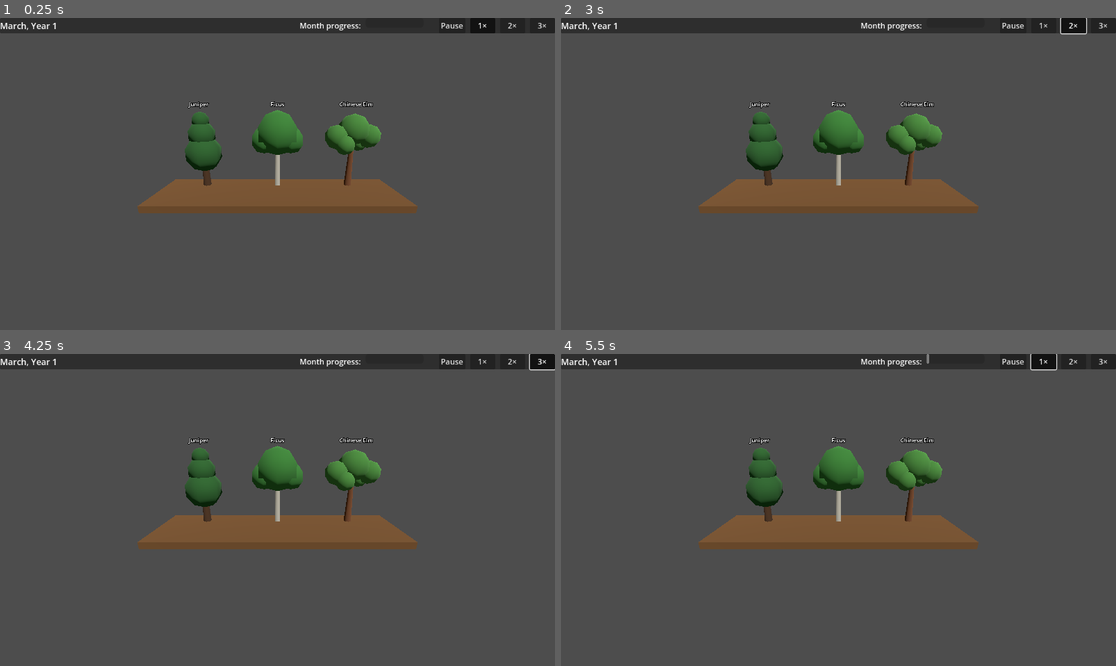
Above: before the commit, frames 1-4 (two rows, left to right).
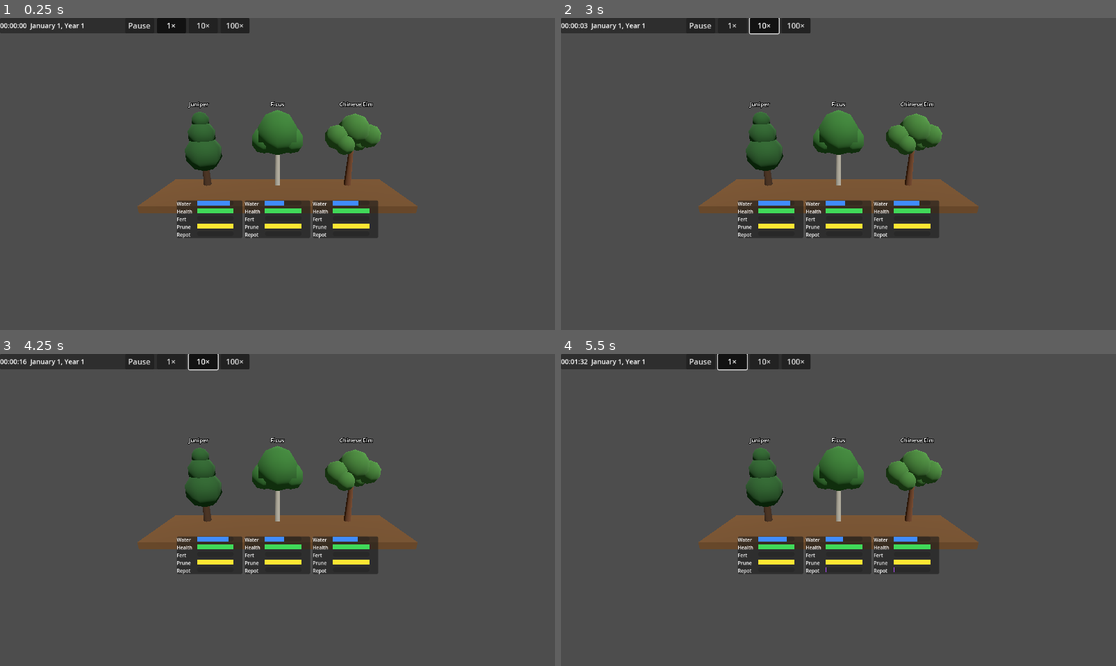
Above: after the commit, the same moments.

Repository: TrineVester/be-bonsai
Game: Godot game, scene res://scenes/main/Main.tscn
Same seed, same stepped clock (60 frames per second), same inputs: the game is played once before the commit and once after it.
Inputs (mouse positions are in pixels of both pictures, inside the frame that each line leads up to):
- Up to frame 1 (0.25 s): no input
- Up to frame 2 (3 s): click "Pause" at 0.5 s; click "1×" at 1.25 s; click (1071, 24) at 2 s, where only the run before the commit has a clickable "2×"; click (766, 24) at 2.75 s, where only the run after the commit has a clickable "10×"
- Up to frame 3 (4.25 s): click (543, 360) at 3.5 s, where only the run before the commit has a clickable "3×"
- Up to frame 4 (5.5 s): click (794, 360) at 4.25 s, where only the run after the commit has a clickable "100×"; click "1×" at 5 s

The runs differ from the first frame. In frame 1, 7.2% of the frame differs, in the area x 0-100%, y 0-71%; in frame 2, 7.3%; in frame 3, 7.3%; in frame 4, 7.3%.

Commit message:
Refactor GameClock and TreeData classes for improved time management and resource handling; update tree species data for consistency in moisture and health rates.

Diff:
--- a/autoloads/GameClock.gd
+++ b/autoloads/GameClock.gd
@@ -1,50 +1,66 @@
 extends Node
 
-signal month_advanced(month: int, year: int)
-signal speed_changed(speed: int)
+signal speed_changed(speed: float)
 
-# Time scale: at speed 1, 1 real second = 1 game minute.
-# One game day (1440 minutes) = one bonsai month.
-const MINUTES_PER_MONTH := 1440.0
-
-const SPEED_PAUSED := 0
-const SPEED_NORMAL := 1
-const SPEED_DOUBLE := 2
-const SPEED_TRIPLE := 3
+const SPEED_PAUSED := 0.0
+const SPEED_1X     := 1.0
+const SPEED_10X    := 10.0
+const SPEED_100X   := 100.0
 
 const MONTH_NAMES := [
 	"January", "February", "March", "April", "May", "June",
 	"July", "August", "September", "October", "November", "December"
 ]
 
-var speed: int = SPEED_NORMAL
+var speed: float = SPEED_1X
 var paused_by_interaction := false
-
-var _accumulated_minutes: float = 0.0
-var current_month: int = 3  # Start in March
-var current_year: int = 1
+var _elapsed: float = 0.0
 
 
 func _process(delta: float) -> void:
-	if speed == SPEED_PAUSED or paused_by_interaction:
-		return
-
-	_accumulated_minutes += delta * float(speed)
-
-	while _accumulated_minutes >= MINUTES_PER_MONTH:
-		_accumulated_minutes -= MINUTES_PER_MONTH
-		_advance_month()
+	if not paused_by_interaction and speed != SPEED_PAUSED:
+		_elapsed += delta * speed
 
 
-func _advance_month() -> void:
-	current_month += 1
-	if current_month > 12:
-		current_month = 1
-		current_year += 1
-	month_advanced.emit(current_month, current_year)
+func get_scaled_delta(delta: float) -> float:
+	if paused_by_interaction or speed == SPEED_PAUSED:
+		return 0.0
+	return delta * speed
 
 
-func set_speed(new_speed: int) -> void:
+func get_second() -> int:
+	return int(_elapsed) % 60
+
+
+func get_minute() -> int:
+	return int(_elapsed / 60.0) % 60
+
+
+func get_hour() -> int:
+	return int(_elapsed / 3600.0) % 24
+
+
+func get_day() -> int:
+	return (int(_elapsed / 86400.0) % 30) + 1
+
+
+func get_month() -> int:
+	return (int(_elapsed / 2592000.0) % 12) + 1
+
+
+func get_year() -> int:
+	return int(_elapsed / 31104000.0) + 1
+
+
+func get_time_string() -> String:
+	return "%02d:%02d:%02d" % [get_hour(), get_minute(), get_second()]
+
+
+func get_date_string() -> String:
+	return "%s %d, Year %d" % [MONTH_NAMES[get_month() - 1], get_day(), get_year()]
+
+
+func set_speed(new_speed: float) -> void:
 	speed = new_speed
 	speed_changed.emit(speed)
 
@@ -55,11 +71,3 @@
 
 func resume_from_interaction() -> void:
 	paused_by_interaction = false
-
-
-func get_month_progress() -> float:
-	return _accumulated_minutes / MINUTES_PER_MONTH
-
-
-func get_month_name() -> String:
-	return MONTH_NAMES[current_month - 1]
--- a/resources/TreeData.gd
+++ b/resources/TreeData.gd
@@ -1,79 +1,68 @@
 class_name TreeData
 extends Resource
 
-var MOISTURE_DRAIN_PER_MONTH := 0.25
-var HEALTH_DAMAGE_DRY := 0.15
-var HEALTH_REGEN_HEALTHY := 0.05
-var REPOT_INTERVAL_MONTHS := 24
+# Per-second rates. At speed 1×, one notional "game month" ≈ 300 real seconds,
+# so a full moisture drain takes ~20 minutes and is observable without being tedious.
+var MOISTURE_DRAIN_RATE   := 0.000833   # 0.25 per 300 s
+var HEALTH_DAMAGE_RATE    := 0.000500   # per second when dry
+var HEALTH_REGEN_RATE     := 0.000167   # per second in healthy moisture range
+var FERTILIZER_DRAIN_RATE := 0.001000   # 0.30 per 300 s
+
+var PRUNE_DUE_AFTER := 900.0    # 3 game months until pruning urgency maxes out
+var REPOT_INTERVAL  := 7200.0   # 24 game months between repottings
 
 @export var species: String = "Unknown"
-@export var age_months: int = 0
-@export var moisture: float = 0.7       # 0.0–1.0
-@export var health: float = 1.0         # 0.0–1.0
+@export var age: float = 0.0
+@export var moisture: float = 0.7
+@export var health: float = 1.0
 @export var fertilizer_level: float = 0.0
 @export var needs_repot: bool = false
-@export var months_since_pruned: int = 999
-@export var months_since_fertilized: int = 3
-@export var months_since_repotted: int = 0
+@export var time_since_pruned: float = 999.0
+@export var time_since_fertilized: float = 900.0
+@export var time_since_repotted: float = 0.0
 
 
-func on_month_passed(month: int) -> void:
-	age_months += 1
-	months_since_pruned += 1
-	months_since_fertilized += 1
-	months_since_repotted += 1
-	fertilizer_level = maxf(0.0, fertilizer_level - 0.3)
+func on_time_passed(dt: float) -> void:
+	age += dt
+	time_since_pruned += dt
+	time_since_fertilized += dt
+	time_since_repotted += dt
 
-	moisture -= MOISTURE_DRAIN_PER_MONTH
-	moisture = clampf(moisture, 0.0, 1.0)
+	fertilizer_level = maxf(0.0, fertilizer_level - FERTILIZER_DRAIN_RATE * dt)
+	moisture = clampf(moisture - MOISTURE_DRAIN_RATE * dt, 0.0, 1.0)
 
 	if moisture < 0.2:
-		health -= HEALTH_DAMAGE_DRY
+		health -= HEALTH_DAMAGE_RATE * dt
 	elif moisture > 0.3 and moisture < 0.9:
-		health = minf(1.0, health + HEALTH_REGEN_HEALTHY)
+		health = minf(1.0, health + HEALTH_REGEN_RATE * dt)
 
 	health = clampf(health, 0.0, 1.0)
 
-	if months_since_repotted >= REPOT_INTERVAL_MONTHS and not needs_repot:
+	if time_since_repotted >= REPOT_INTERVAL and not needs_repot:
 		needs_repot = true
-
-	# Fertilizing in winter (Dec–Feb) causes damage each month it's active
-	if fertilizer_level > 0.0 and month in [12, 1, 2]:
-		health -= 0.05
-		health = clampf(health, 0.0, 1.0)
 
 
 func water() -> void:
 	moisture = minf(1.0, moisture + 0.5)
 
 
-func prune(_month: int) -> void:
-	months_since_pruned = 0
+func prune() -> void:
+	time_since_pruned = 0.0
 
 
-func fertilize(month: int) -> String:
-	months_since_fertilized = 0
+func fertilize() -> void:
+	time_since_fertilized = 0.0
 	fertilizer_level = minf(1.0, fertilizer_level + 0.6)
-	if month in [12, 1, 2]:
-		return "warning"
-	return "ok"
 
 
 func repot() -> void:
-	months_since_repotted = 0
+	time_since_repotted = 0.0
 	needs_repot = false
 
 
-func get_status_warnings() -> Array[String]:
-	var warnings: Array[String] = []
-	if moisture < 0.25:
-		warnings.append("Needs water!")
-	if health < 0.4:
-		warnings.append("Health critical!")
-	if months_since_pruned > 3:
-		warnings.append("Due for pruning")
-	if months_since_fertilized > 2:
-		warnings.append("Needs fertilizer")
-	if needs_repot:
-		warnings.append("Needs repotting")
-	return warnings
+func get_prune_urgency() -> float:
+	return clampf(time_since_pruned / PRUNE_DUE_AFTER, 0.0, 1.0)
+
+
+func get_repot_urgency() -> float:
+	return clampf(time_since_repotted / REPOT_INTERVAL, 0.0, 1.0)
--- a/resources/trees/ChineseElmData.gd
+++ b/resources/trees/ChineseElmData.gd
@@ -1,12 +1,9 @@
 class_name ChineseElmData
 extends TreeData
 
-# Chinese Elm: semi-deciduous, moderate difficulty, good for beginners
-# Repots every 2 years, balanced water needs
-
 func _init() -> void:
 	species = "Chinese Elm"
-	MOISTURE_DRAIN_PER_MONTH = 0.25   # average moisture needs
-	HEALTH_DAMAGE_DRY = 0.12          # moderately sensitive
-	HEALTH_REGEN_HEALTHY = 0.06       # average recovery
-	REPOT_INTERVAL_MONTHS = 24        # repot every ~2 years
+	MOISTURE_DRAIN_RATE   = 0.000833  # 0.25 per 300 s — balanced moisture
+	HEALTH_DAMAGE_RATE    = 0.000400  # 0.12 per 300 s — moderately sensitive
+	HEALTH_REGEN_RATE     = 0.000200  # 0.06 per 300 s — average recovery
+	REPOT_INTERVAL        = 7200.0    # 24 game months
--- a/resources/trees/FicusData.gd
+++ b/resources/trees/FicusData.gd
@@ -1,12 +1,9 @@
 class_name FicusData
 extends TreeData
 
-# Ficus: tropical indoor tree, forgiving and fast-growing
-# Repots every 2 years, handles irregular watering well
-
 func _init() -> void:
 	species = "Ficus"
-	MOISTURE_DRAIN_PER_MONTH = 0.20   # stable indoors, dries slower
-	HEALTH_DAMAGE_DRY = 0.10          # more tolerant of dry spells
-	HEALTH_REGEN_HEALTHY = 0.08       # recovers quickly
-	REPOT_INTERVAL_MONTHS = 24        # repot every ~2 years
+	MOISTURE_DRAIN_RATE   = 0.000667  # 0.20 per 300 s — stable indoors
+	HEALTH_DAMAGE_RATE    = 0.000333  # 0.10 per 300 s — tolerant of dry spells
+	HEALTH_REGEN_RATE     = 0.000267  # 0.08 per 300 s — recovers quickly
+	REPOT_INTERVAL        = 7200.0    # 24 game months
--- a/resources/trees/JuniperData.gd
+++ b/resources/trees/JuniperData.gd
@@ -1,12 +1,9 @@
 class_name JuniperData
 extends TreeData
 
-# Juniper: outdoor conifer, slow grower, sensitive to overwatering
-# Repots every 3 years, dries out faster than tropical species
-
 func _init() -> void:
 	species = "Juniper"
-	MOISTURE_DRAIN_PER_MONTH = 0.35   # dries out faster outdoors
-	HEALTH_DAMAGE_DRY = 0.20          # more sensitive to dryness than ficus
-	HEALTH_REGEN_HEALTHY = 0.04       # slow to recover
-	REPOT_INTERVAL_MONTHS = 36        # repot every ~3 years
+	MOISTURE_DRAIN_RATE   = 0.001167  # 0.35 per 300 s — dries faster outdoors
+	HEALTH_DAMAGE_RATE    = 0.000667  # 0.20 per 300 s — sensitive to dryness
+	HEALTH_REGEN_RATE     = 0.000133  # 0.04 per 300 s — slow to recover
+	REPOT_INTERVAL        = 10800.0   # 36 game months
--- a/scenes/main/Main.gd
+++ b/scenes/main/Main.gd
@@ -1,42 +1,52 @@
 extends Node3D
 
-const TREE_POSITIONS := [Vector3(-2.2, 0.2, 0.0), Vector3(0.0, 0.2, 0.0), Vector3(2.2, 0.2, 0.0)]
+const TREE_POSITIONS  := [Vector3(-2.2, 0.2, 0.0), Vector3(0.0, 0.2, 0.0), Vector3(2.2, 0.2, 0.0)]
+const FOCUSED_POSITION := Vector3(0.0, 0.6, 3.2)
+const LERP_SPEED := 6.0
 
 var _trees: Array[TreeData] = []
 var _tree_nodes: Array[Node3D] = []
-
-var _held_tree: TreeData = null
+var _tree_targets: Array[Vector3] = []
+
 var _held_index: int = -1
 
-var _date_label: Label
-var _month_progress_bar: ProgressBar
 var _speed_buttons: Array[Button] = []
-
-var _inspector_panel: PanelContainer
-var _inspector_name_label: Label
-var _moisture_bar: ProgressBar
-var _health_bar: ProgressBar
-var _warnings_label: Label
-var _fertilize_feedback: Label
+var _action_panel: PanelContainer
+var _tree_overlays: Array[Control] = []
+var _stat_bars: Array[Dictionary] = []
+var _clock_label: Label
 
 
 func _ready() -> void:
 	_setup_world()
 	_create_trees()
 	_build_ui()
-	GameClock.month_advanced.connect(_on_month_advanced)
 	GameClock.speed_changed.connect(_on_speed_changed)
 	_update_speed_buttons()
 
 
-func _process(_delta: float) -> void:
-	_month_progress_bar.value = GameClock.get_month_progress()
+func _process(delta: float) -> void:
+	var dt := GameClock.get_scaled_delta(delta)
+	for tree: TreeData in _trees:
+		tree.on_time_passed(dt)
+
+	_clock_label.text = "%s  %s" % [GameClock.get_time_string(), GameClock.get_date_string()]
+
+	var camera := get_viewport().get_camera_3d()
+	for i in 3:
+		_tree_nodes[i].position = _tree_nodes[i].position.lerp(_tree_targets[i], LERP_SPEED * delta)
+		if camera:
+			var screen_pos := camera.unproject_position(
+				_tree_nodes[i].global_position + Vector3(0.0, -0.55, 0.0)
+			)
+			_tree_overlays[i].position = screen_pos - Vector2(_tree_overlays[i].size.x * 0.5, 0.0)
+		_tree_overlays[i].visible = (_held_index < 0 or _held_index == i)
+		if _tree_overlays[i].visible:
+			_refresh_tree_overlay(i)
 
 
 func _input(event: InputEvent) -> void:
 	if event is InputEventMouseButton and event.pressed and event.button_index == MOUSE_BUTTON_LEFT:
-		if _inspector_panel.visible:
-			return
 		_try_pick_tree(event.position)
 
 
@@ -59,7 +69,6 @@
 	ambient.environment = env
 	add_child(ambient)
 
-	# Shelf / table surface
 	var shelf_mesh := BoxMesh.new()
 	shelf_mesh.size = Vector3(7.5, 0.2, 2.2)
 	var shelf_mat := StandardMaterial3D.new()
@@ -77,16 +86,16 @@
 
 	for i in 3:
 		var tree: TreeData = data_instances[i]
-		tree.age_months = randi_range(12, 60)
+		tree.age = float(randi_range(12, 60)) * 300.0
 		tree.moisture = randf_range(0.5, 0.9)
 		_trees.append(tree)
+		_tree_targets.append(TREE_POSITIONS[i])
 
 		var mesh_node: Node3D = mesh_classes[i].new()
 		mesh_node.position = TREE_POSITIONS[i]
 		add_child(mesh_node)
 		_tree_nodes.append(mesh_node)
 
-		# Species label floating above the tree
 		var label := Label3D.new()
 		label.text = tree.species
 		label.position = Vector3(0.0, 2.4, 0.0)
@@ -94,7 +103,6 @@
 		label.billboard = BaseMaterial3D.BILLBOARD_ENABLED
 		mesh_node.add_child(label)
 
-		# Area3D for click detection
 		var area := Area3D.new()
 		area.set_meta("tree_index", i)
 		var shape := CollisionShape3D.new()
@@ -107,72 +115,130 @@
 		mesh_node.add_child(area)
 
 
-# ── UI Construction ──────────────────────────────────────────────────────────
+# ── UI ────────────────────────────────────────────────────────────────────────
 
 func _build_ui() -> void:
 	var canvas := CanvasLayer.new()
 	add_child(canvas)
-
-	var root := VBoxContainer.new()
-	root.set_anchors_and_offsets_preset(Control.PRESET_FULL_RECT)
-	root.add_theme_constant_override("separation", 0)
-	canvas.add_child(root)
-
-	_build_top_bar(root)
-
-	# Spacer pushes inspector to the bottom
-	var spacer := Control.new()
-	spacer.size_flags_vertical = Control.SIZE_EXPAND_FILL
-	root.add_child(spacer)
-
-	_build_inspector(root)
-
-
-func _build_top_bar(parent: Control) -> void:
+	_build_top_bar(canvas)
+	_build_tree_overlays(canvas)
+	_build_action_panel(canvas)
+
+
+func _build_top_bar(canvas: CanvasLayer) -> void:
 	var panel := PanelContainer.new()
-	parent.add_child(panel)
+	panel.set_anchors_and_offsets_preset(Control.PRESET_TOP_LEFT)
+	canvas.add_child(panel)
 
 	var hbox := HBoxContainer.new()
-	hbox.add_theme_constant_override("separation", 10)
+	hbox.add_theme_constant_override("separation", 6)
 	panel.add_child(hbox)
 
-	_date_label = Label.new()
-	_date_label.text = _date_text()
-	_date_label.add_theme_font_size_override("font_size", 18)
-	_date_label.size_flags_horizontal = Control.SIZE_EXPAND_FILL
-	hbox.add_child(_date_label)
-
-	var progress_label := Label.new()
-	progress_label.text = "Month progress:"
-	hbox.add_child(progress_label)
-
-	_month_progress_bar = ProgressBar.new()
-	_month_progress_bar.custom_minimum_size = Vector2(120, 20)
-	_month_progress_bar.max_value = 1.0
-	_month_progress_bar.show_percentage = false
-	hbox.add_child(_month_progress_bar)
+	_clock_label = Label.new()
+	_clock_label.add_theme_font_size_override("font_size", 14)
+	_clock_label.custom_minimum_size.x = 240
+	hbox.add_child(_clock_label)
 
 	var sep := Control.new()
-	sep.custom_minimum_size.x = 12
+	sep.custom_minimum_size.x = 8
 	hbox.add_child(sep)
 
-	var speed_options := [["Pause", 0], ["1×", 1], ["2×", 2], ["3×", 3]]
+	var speed_options: Array = [["Pause", 0.0], ["1×", 1.0], ["10×", 10.0], ["100×", 100.0]]
 	for entry: Array in speed_options:
 		var btn := Button.new()
 		btn.text = entry[0]
-		btn.custom_minimum_size = Vector2(52, 32)
+		btn.custom_minimum_size = Vector2(60, 32)
 		btn.toggle_mode = true
 		btn.pressed.connect(GameClock.set_speed.bind(entry[1]))
 		hbox.add_child(btn)
 		_speed_buttons.append(btn)
 
+
+func _build_tree_overlays(canvas: CanvasLayer) -> void:
+	var stat_names  := ["Water", "Health", "Fert", "Prune", "Repot"]
+	var stat_colors := [
+		Color(0.25, 0.55, 1.00),
+		Color(0.25, 0.85, 0.35),
+		Color(1.00, 0.60, 0.20),
+		Color(1.00, 0.90, 0.20),
+		Color(0.70, 0.30, 1.00),
+	]
+
+	for i in 3:
+		var bg := PanelContainer.new()
+		bg.custom_minimum_size = Vector2(136.0, 0.0)
+		canvas.add_child(bg)
+		_tree_overlays.append(bg)
+
+		var vbox := VBoxContainer.new()
+		vbox.add_theme_constant_override("separation", 2)
+		bg.add_child(vbox)
+
+		var bars: Dictionary = {}
+		for j in stat_names.size():
+			var row := HBoxContainer.new()
+			row.add_theme_constant_override("separation", 4)
+			vbox.add_child(row)
+
+			var lbl := Label.new()
+			lbl.text = stat_names[j]
+			lbl.custom_minimum_size.x = 38.0
+			lbl.add_theme_font_size_override("font_size", 10)
+			row.add_child(lbl)
+
+			var bar := ProgressBar.new()
+			bar.max_value = 1.0
+			bar.custom_minimum_size = Vector2(76.0, 10.0)
+			bar.show_percentage = false
+			var style := StyleBoxFlat.new()
+			style.bg_color = stat_colors[j]
+			bar.add_theme_stylebox_override("fill", style)
+			row.add_child(bar)
+
+			bars[stat_names[j]] = bar
+
+		_stat_bars.append(bars)
+
+
+func _build_action_panel(canvas: CanvasLayer) -> void:
+	_action_panel = PanelContainer.new()
+	_action_panel.visible = false
+	_action_panel.anchor_left   = 0.0
+	_action_panel.anchor_right  = 1.0
+	_action_panel.anchor_top    = 1.0
+	_action_panel.anchor_bottom = 1.0
+	_action_panel.offset_top    = -56.0
+	_action_panel.offset_bottom = -4.0
+	canvas.add_child(_action_panel)
+
+	var hbox := HBoxContainer.new()
+	hbox.set_anchors_and_offsets_preset(Control.PRESET_FULL_RECT)
+	hbox.alignment = BoxContainer.ALIGNMENT_CENTER
+	hbox.add_theme_constant_override("separation", 8)
+	_action_panel.add_child(hbox)
+
+	for op: String in ["Water", "Prune", "Fertilize", "Repot"]:
+		var btn := Button.new()
+		btn.text = op
+		btn.custom_minimum_size = Vector2(80, 36)
+		btn.pressed.connect(_do_operation.bind(op))
+		hbox.add_child(btn)
+
+	var put_back := Button.new()
+	put_back.text = "← Put Back"
+	put_back.custom_minimum_size = Vector2(90, 36)
+	put_back.pressed.connect(_put_back_tree)
+	hbox.add_child(put_back)
+
+
+# ── Actions ───────────────────────────────────────────────────────────────────
 
 func _try_pick_tree(mouse_pos: Vector2) -> void:
 	var camera := get_viewport().get_camera_3d()
 	if not camera:
 		return
 	var space := get_world_3d().direct_space_state
-	var origin := camera.project_ray_origin(mouse_pos)
+	var origin    := camera.project_ray_origin(mouse_pos)
 	var direction := camera.project_ray_normal(mouse_pos)
 	var query := PhysicsRayQueryParameters3D.create(origin, origin + direction * 100.0)
 	query.collide_with_areas = true
@@ -182,167 +248,58 @@
 		return
 	var collider = result["collider"]
 	if collider is Area3D and collider.has_meta("tree_index"):
-		_pick_up_tree(collider.get_meta("tree_index"))
-
-
-func _build_inspector(parent: Control) -> void:
-	_inspector_panel = PanelContainer.new()
-	_inspector_panel.visible = false
-	parent.add_child(_inspector_panel)
-
-	var vbox := VBoxContainer.new()
-	vbox.add_theme_constant_override("separation", 8)
-	_inspector_panel.add_child(vbox)
-
-	_inspector_name_label = Label.new()
-	_inspector_name_label.horizontal_alignment = HORIZONTAL_ALIGNMENT_CENTER
-	_inspector_name_label.add_theme_font_size_override("font_size", 16)
-	vbox.add_child(_inspector_name_label)
-
-	var grid := GridContainer.new()
-	grid.columns = 2
-	grid.add_theme_constant_override("h_separation", 12)
-	vbox.add_child(grid)
-
-	for stat: String in ["Moisture", "Health"]:
-		var lbl := Label.new()
-		lbl.text = stat + ":"
-		grid.add_child(lbl)
-
-		var bar := ProgressBar.new()
-		bar.max_value = 1.0
-		bar.custom_minimum_size.x = 220
-		grid.add_child(bar)
-
-		if stat == "Moisture":
-			_moisture_bar = bar
+		var idx: int = collider.get_meta("tree_index")
+		if idx == _held_index:
+			_put_back_tree()
 		else:
-			_health_bar = bar
-
-	_warnings_label = Label.new()
-	_warnings_label.add_theme_color_override("font_color", Color(1.0, 0.65, 0.0))
-	_warnings_label.horizontal_alignment = HORIZONTAL_ALIGNMENT_CENTER
-	vbox.add_child(_warnings_label)
-
-	var ops_label := Label.new()
-	ops_label.text = "Operations:"
-	vbox.add_child(ops_label)
-
-	var ops_hbox := HBoxContainer.new()
-	ops_hbox.alignment = BoxContainer.ALIGNMENT_CENTER
-	ops_hbox.add_theme_constant_override("separation", 8)
-	vbox.add_child(ops_hbox)
-
-	for op: String in ["Water", "Prune", "Fertilize", "Repot"]:
-		var btn := Button.new()
-		btn.text = op
-		btn.custom_minimum_size = Vector2(80, 32)
-		btn.pressed.connect(_do_operation.bind(op))
-		ops_hbox.add_child(btn)
-
-	_fertilize_feedback = Label.new()
-	_fertilize_feedback.horizontal_alignment = HORIZONTAL_ALIGNMENT_CENTER
-	_fertilize_feedback.visible = false
-	vbox.add_child(_fertilize_feedback)
-
-	var put_back := Button.new()
-	put_back.text = "← Put Back on Shelf"
-	put_back.custom_minimum_size.y = 36
-	put_back.pressed.connect(_put_back_tree)
-	vbox.add_child(put_back)
-
-
-# ── Actions ──────────────────────────────────────────────────────────────────
+			_pick_up_tree(idx)
+
 
 func _pick_up_tree(index: int) -> void:
-	_held_tree = _trees[index]
+	if _held_index >= 0:
+		_tree_targets[_held_index] = TREE_POSITIONS[_held_index]
 	_held_index = index
+	_tree_targets[index] = FOCUSED_POSITION
 	GameClock.pause_for_interaction()
-	_inspector_panel.visible = true
-	_fertilize_feedback.visible = false
-	_refresh_inspector()
+	_action_panel.visible = true
 
 
 func _put_back_tree() -> void:
-	_held_tree = null
+	if _held_index >= 0:
+		_tree_targets[_held_index] = TREE_POSITIONS[_held_index]
 	_held_index = -1
 	GameClock.resume_from_interaction()
-	_inspector_panel.visible = false
+	_action_panel.visible = false
 
 
 func _do_operation(op: String) -> void:
-	if not _held_tree:
+	if _held_index < 0:
 		return
-
-	_fertilize_feedback.visible = false
-
+	var tree := _trees[_held_index]
 	match op:
-		"Water":
-			_held_tree.water()
-		"Prune":
-			_held_tree.prune(GameClock.current_month)
-		"Fertilize":
-			var result := _held_tree.fertilize(GameClock.current_month)
-			_fertilize_feedback.visible = true
-			if result == "warning":
-				_fertilize_feedback.text = "Warning: fertilizing in winter can harm the tree."
-				_fertilize_feedback.add_theme_color_override("font_color", Color(1.0, 0.5, 0.0))
-			else:
-				_fertilize_feedback.text = "Fertilized successfully."
-				_fertilize_feedback.add_theme_color_override("font_color", Color(0.3, 0.9, 0.3))
-		"Repot":
-			_held_tree.repot()
-
-	_refresh_inspector()
-
-
-# ── Signals ──────────────────────────────────────────────────────────────────
-
-func _on_month_advanced(month: int, _year: int) -> void:
-	for tree: TreeData in _trees:
-		tree.on_month_passed(month)
-	_date_label.text = _date_text()
-	_refresh_shelf()
-	if _held_tree:
-		_refresh_inspector()
-
-
-func _on_speed_changed(_speed: int) -> void:
+		"Water":     tree.water()
+		"Prune":     tree.prune()
+		"Fertilize": tree.fertilize()
+		"Repot":     tree.repot()
+
+
+# ── Refresh ───────────────────────────────────────────────────────────────────
+
+func _refresh_tree_overlay(i: int) -> void:
+	var tree  := _trees[i]
+	var bars: Dictionary = _stat_bars[i]
+	bars["Water"].value  = tree.moisture
+	bars["Health"].value = tree.health
+	bars["Fert"].value   = tree.fertilizer_level
+	bars["Prune"].value  = tree.get_prune_urgency()
+	bars["Repot"].value  = tree.get_repot_urgency()
+
+
+func _on_speed_changed(_speed: float) -> void:
 	_update_speed_buttons()
 
 
-# ── Refresh ───────────────────────────────────────────────────────────────────
-
-func _refresh_shelf() -> void:
-	pass  # Tree state is shown in the inspector; 3D visuals update via Label3D if needed
-
-
-func _refresh_inspector() -> void:
-	if not _held_tree:
-		return
-	_inspector_name_label.text = "%s  (Age: %d months)" % [_held_tree.species, _held_tree.age_months]
-	_moisture_bar.value = _held_tree.moisture
-	_health_bar.value = _held_tree.health
-	var warnings := _held_tree.get_status_warnings()
-	_warnings_label.text = "  •  ".join(warnings) if warnings.size() > 0 else ""
-
-
 func _update_speed_buttons() -> void:
+	var speeds: Array = [0.0, 1.0, 10.0, 100.0]
 	for i in _speed_buttons.size():
-		_speed_buttons[i].button_pressed = (GameClock.speed == i)
-
-
-# ── Helpers ───────────────────────────────────────────────────────────────────
-
-func _date_text() -> String:
-	return "%s, Year %d" % [GameClock.get_month_name(), GameClock.current_year]
-
-
-func _health_text(health: float) -> String:
-	if health > 0.8:
-		return "Healthy"
-	elif health > 0.5:
-		return "Stressed"
-	elif health > 0.2:
-		return "Poor"
-	return "Critical"
+		_speed_buttons[i].button_pressed = (GameClock.speed == speeds[i])
